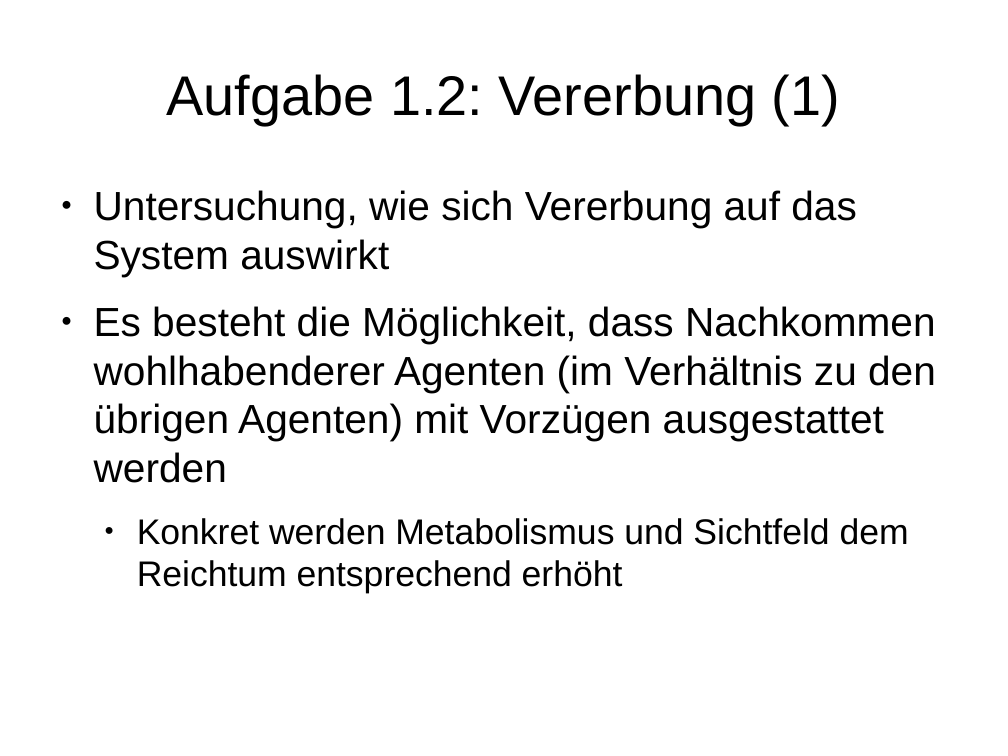
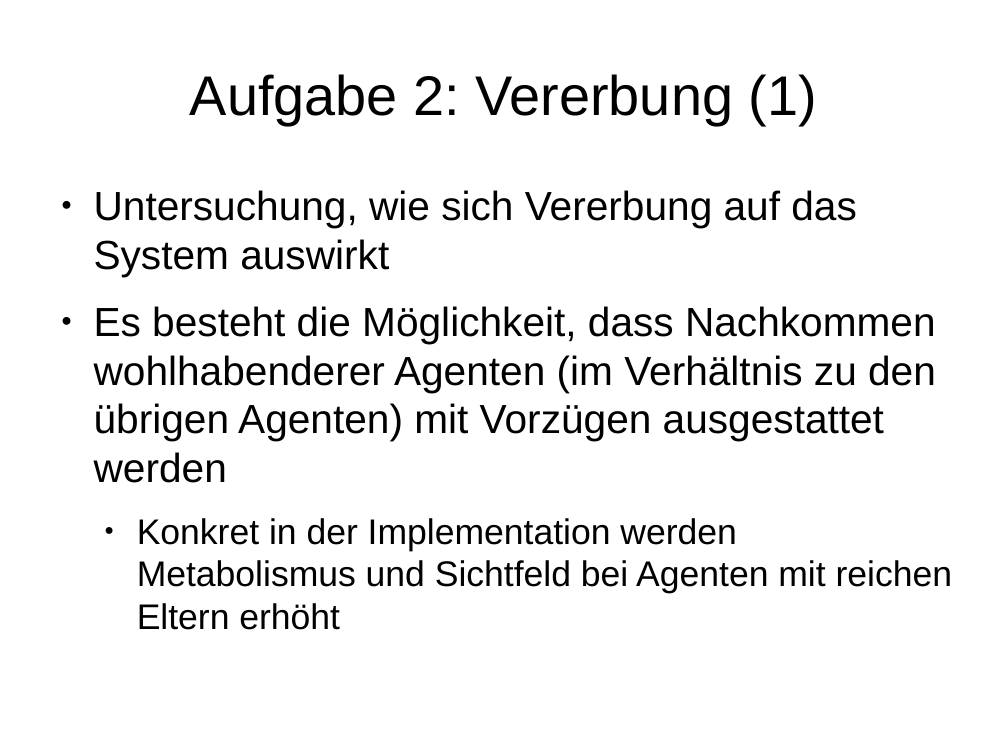
Before and after one commit to wsmirnow/Sugarscape, a slide deck: slide 23 of Presentation/Presentation.odp (slide 13 before the commit). Drawn at 1008x756 pixels with LibreOffice and Linux fonts; fonts in the diff are those of the drawing. Boxes give left, top, right and bottom in pixels: in the first picture for what was removed or moved away, otherwise in the second. Text is boxed around its words. In the diff, an @@ line names an element or a change of style, - is before the commit and + after.

```diff
--- a/Presentation/Presentation.odp
+++ b/Presentation/Presentation.odp
@@ title at [190,74,817,125]: text changed @@
-Aufgabe 1.2: Vererbung (1)
+Aufgabe 2: Vererbung (1)
@@ text at [137,518,953,594]: text changed @@
-  ● Konkret werden Metabolismus und Sichtfeld dem Reichtum entsprechend erhöht
+  ● Konkret in der Implementation werden Metabolismus und Sichtfeld bei Agenten mit reichen Eltern erhöht
```
Also in this commit, not shown: 10 other slides changed, 12 slides added, 2 slides removed, 1 other file.
